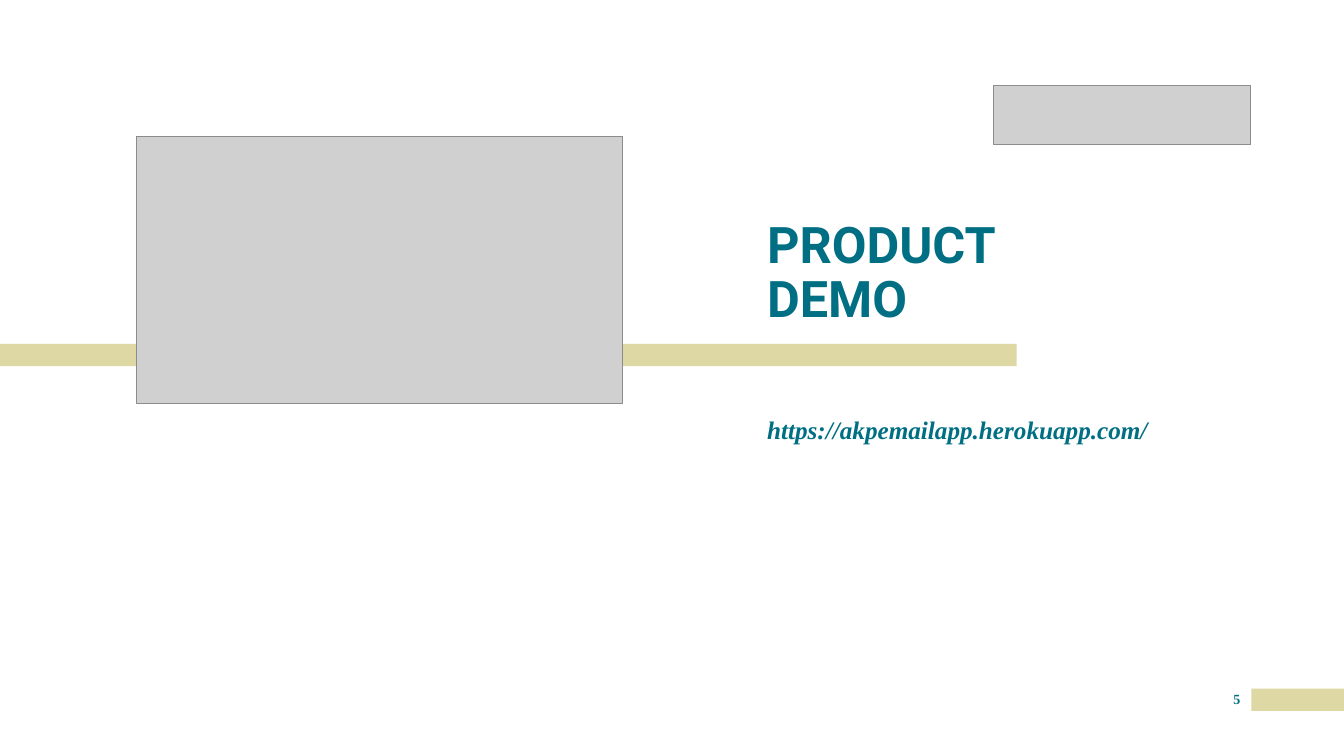
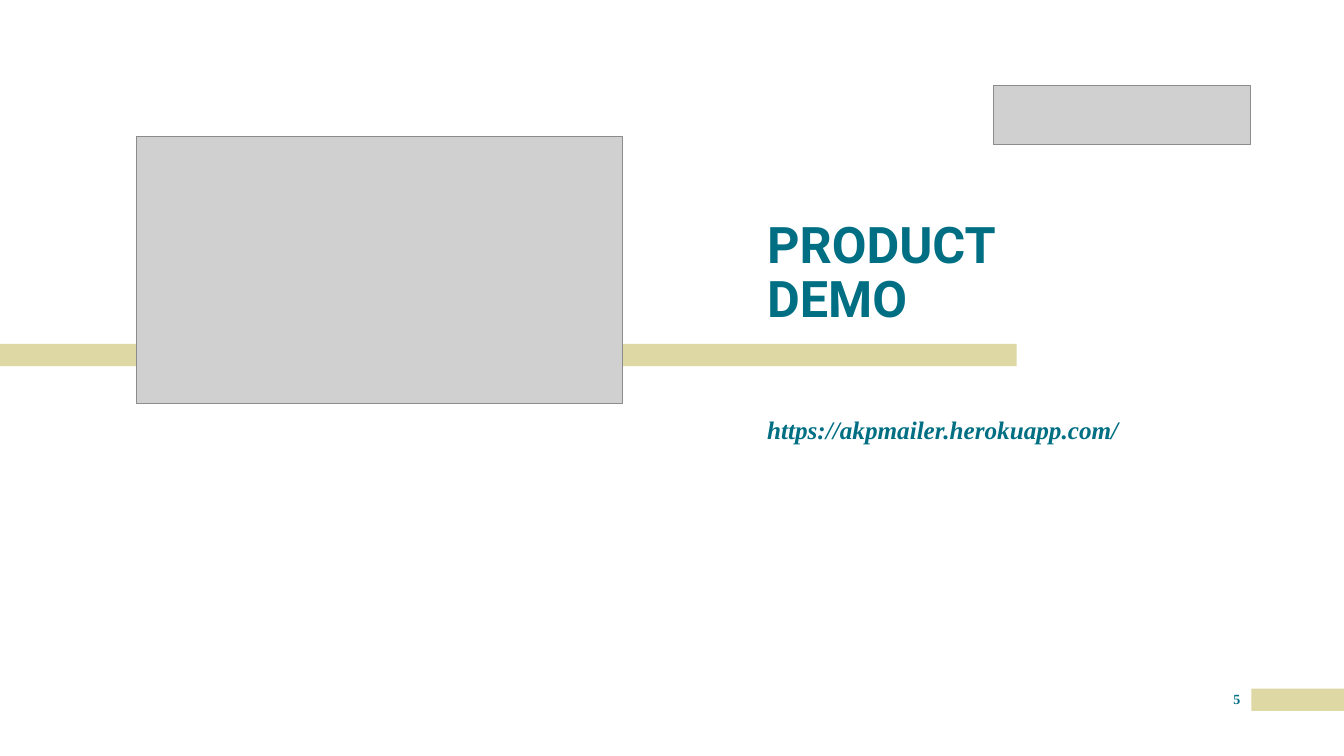
Before and after one commit to r3babba/akp-email, a slide deck: slide 5 of Product_Demo/Presenation.pptx. Drawn at 1344x756 pixels with LibreOffice and Linux fonts; fonts in the diff are those of the drawing; grey boxes stand for pictures; background and template pictures are left out. Boxes give left, top, right and bottom in pixels: in the first picture for what was removed or moved away, otherwise in the second. Text is boxed around its words. In the diff, an @@ line names an element or a change of style, - is before the commit and + after.

```diff
--- a/Product_Demo/Presenation.pptx
+++ b/Product_Demo/Presenation.pptx
@@ text at [767, 421, 1118, 445]: text changed @@
-https://akpemailapp.herokuapp.com/
+https://akpmailer.herokuapp.com/
```
Also in this commit, not shown: 7 other files.
